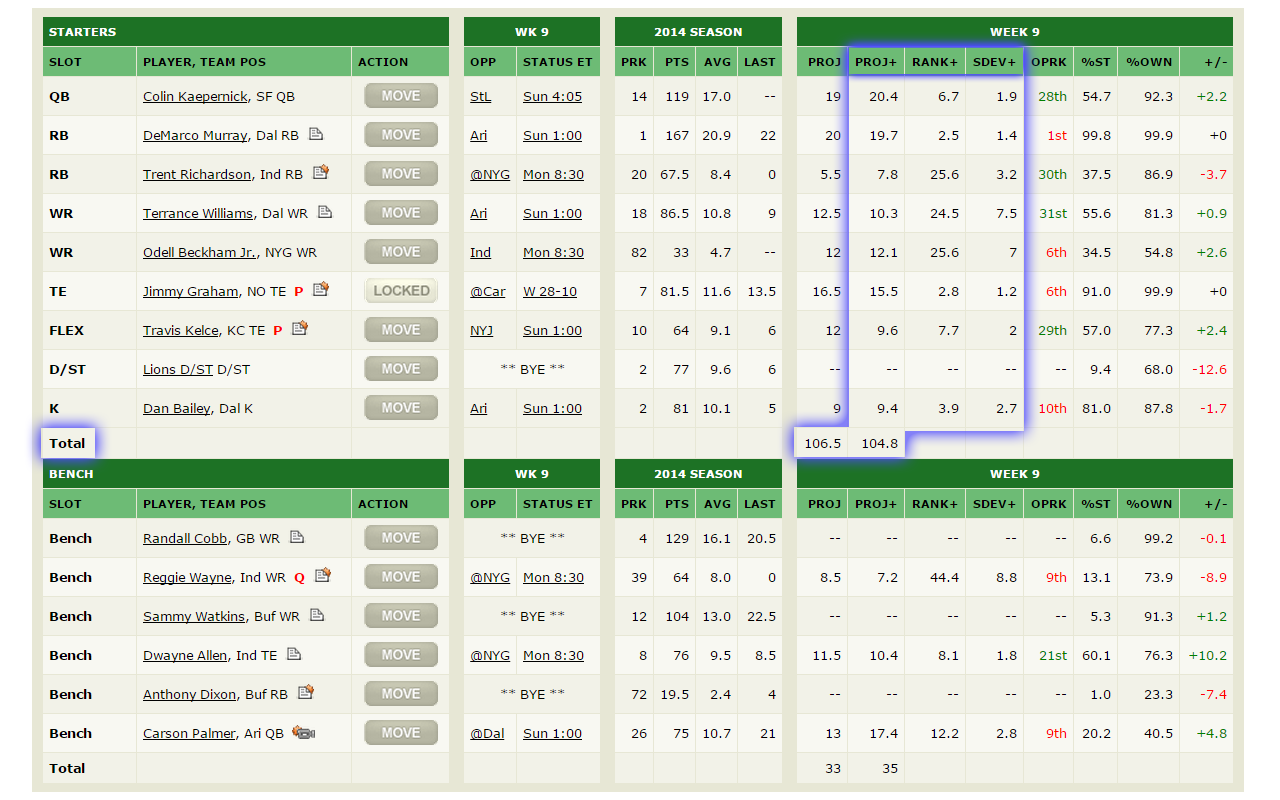
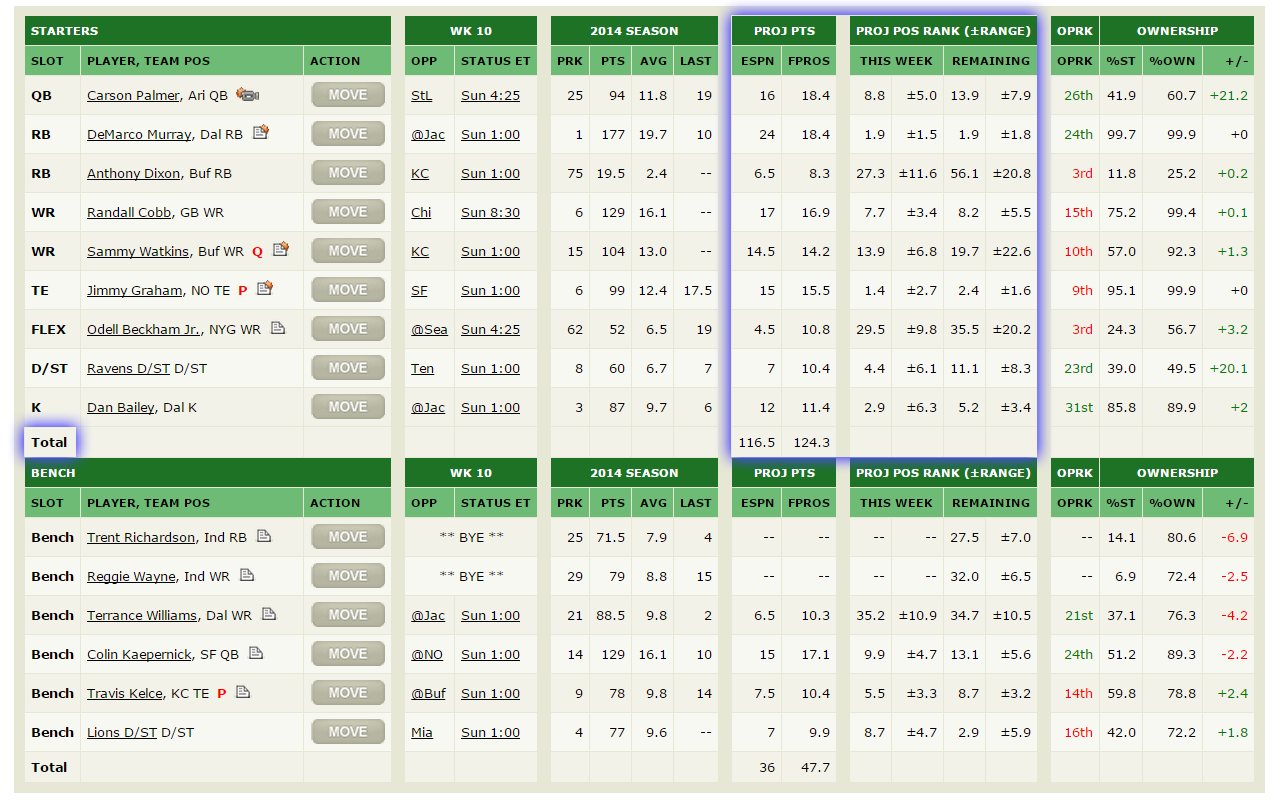
Comparing the layer stacks of the two 1280×800 images. Changes:
renamed "Background" to "Layer 0", painted on it over [9, 0, 1265, 793]
